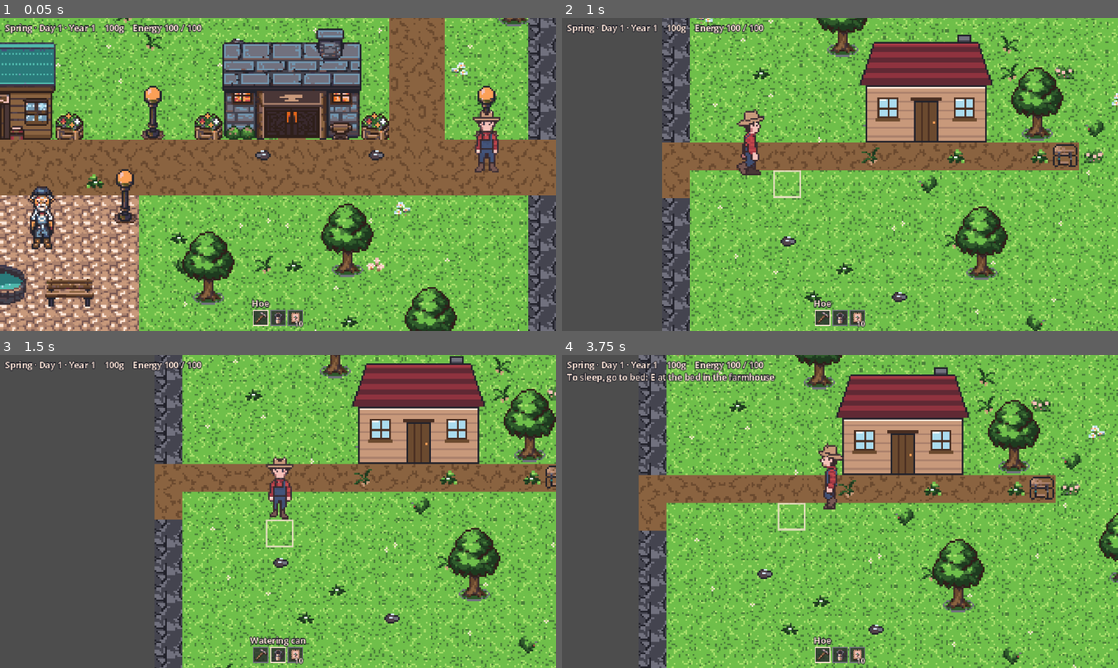
Above: before the commit, frames 1-4 (two rows, left to right).
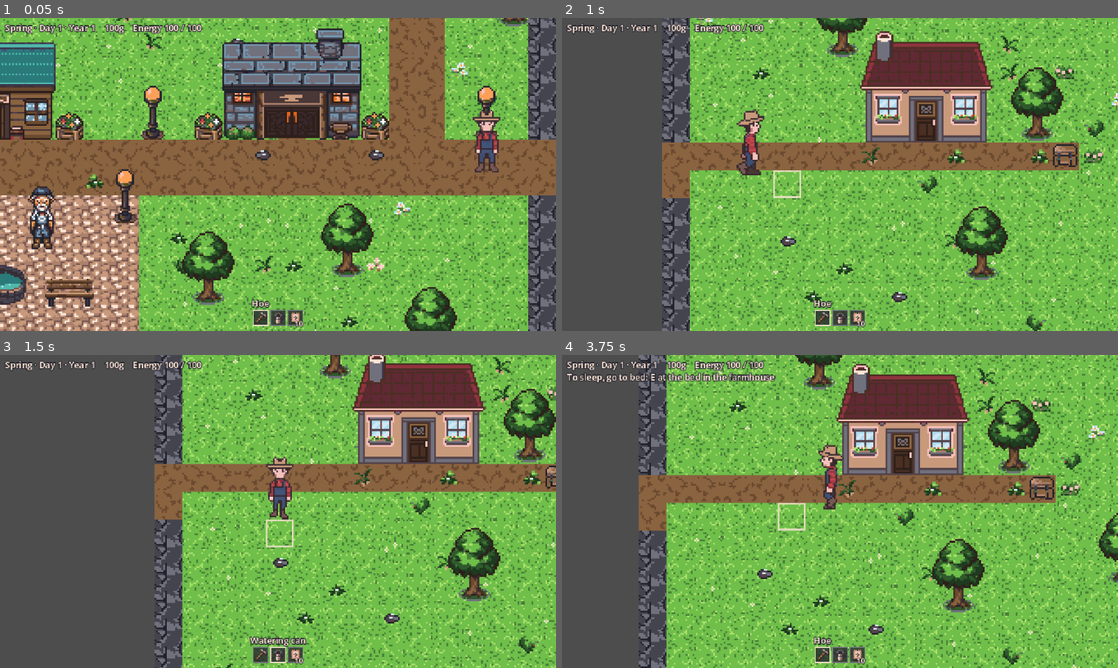
Above: after the commit, the same moments.

Repository: davebulwer-web/pixelharvest
Game: Godot game, scene res://scenes/town.tscn
The game is run twice, just before and just after one commit, with the same random seed, the same clock (stepped at 60 frames per second) and the same inputs. This scene is started directly instead of the project's main scene.
Inputs (mouse positions are in pixels of both pictures, inside the frame that each line leads up to):
- Up to frame 1 (0.05 s): no input
- Up to frame 2 (1 s): tap Enter (sleep) at 0.5 s; move the mouse to (962, 158) at 0.52 s; hold D (move_right) from 0.53 s (still down); hold E (interact) from 0.53 s (still down)
- Up to frame 3 (1.5 s): move the mouse to (166, 527) at 1.27 s; release D (move_right) at 1.28 s; release E (interact) at 1.28 s; hold S (move_down) from 1.28 s (still down); tap Tab (next_tool) at 1.35 s
- Up to frame 4 (3.75 s): move the mouse to (895, 442) at 2.02 s; release S (move_down) at 2.03 s; hold D (move_right) 2.03-2.78 s; hold Q (prev_tool) 2.03-2.78 s; move the mouse to (812, 574) at 2.77 s; hold W (move_up) 2.78-3.53 s; tap Enter (sleep) at 2.85 s; move the mouse to (1006, 558) at 3.52 s; hold A (move_left) from 3.53 s (still down); hold Space (use_tool) from 3.53 s (still down)

Frame 1 is identical in both runs. In frame 2, 4.6% of the frame differs, in the area x 53-78%, y 4-40%; in frame 3, 4.6%; in frame 4, 4.6%, in the area x 49-74%, y 2-39%.

Commit message:
Real farmhouse art, winter roof by season, animated fountain
Pixellab farmhouse, bed and table replace the placeholders; winter farmhouse
with a snowy roof via SeasonTheme.object_sprites (Building now asks SeasonLook);
Dave's 9-frame fountain animation played by SheetAnimation. Ticks Dave's
confirmation of the farmhouse session. DECISIONS 034.

Co-Authored-By: Claude Opus 5.5 <noreply@anthropic.com>
Claude-Session: https://claude.ai/code/session_01P94MrGKZXcdCFwj81PiQC9

Diff:
--- a/data/seasons/winter.tres
+++ b/data/seasons/winter.tres
@@ -6,6 +6,7 @@
 [ext_resource type="PackedScene" path="res://scenes/snowfall.tscn" id="4_snow"]
 [ext_resource type="Texture2D" path="res://assets/sprites/town/fountain_winter.png" id="5_fountain"]
 [ext_resource type="Texture2D" path="res://assets/sprites/town/flower_bed_winter.png" id="6_flowers"]
+[ext_resource type="Texture2D" path="res://assets/sprites/farm/farmhouse_winter.png" id="7_house"]
 
 [resource]
 script = ExtResource("1_theme")
@@ -15,6 +16,7 @@
 object_sprites = Dictionary[StringName, Texture2D]({
 &"tree": ExtResource("3_tree"),
 &"fountain": ExtResource("5_fountain"),
-&"flower_bed": ExtResource("6_flowers")
+&"flower_bed": ExtResource("6_flowers"),
+&"farmhouse": ExtResource("7_house")
 })
 overlay = ExtResource("4_snow")
--- a/scenes/fountain.tscn
+++ b/scenes/fountain.tscn
@@ -1,6 +1,7 @@
-[gd_scene load_steps=3 format=3]
+[gd_scene load_steps=4 format=3]
 
 [ext_resource type="Texture2D" path="res://assets/sprites/town/fountain.png" id="1_tex"]
+[ext_resource type="Script" path="res://scripts/sheet_animation.gd" id="2_anim"]
 
 [sub_resource type="RectangleShape2D" id="RectangleShape2D_base"]
 size = Vector2(46, 18)
@@ -9,6 +10,9 @@
 
 [node name="Sprite" type="Sprite2D" parent="."]
 texture = ExtResource("1_tex")
+hframes = 3
+vframes = 3
+script = ExtResource("2_anim")
 offset = Vector2(0, -20)
 
 [node name="Collision" type="CollisionShape2D" parent="."]
--- a/scripts/resources/season_theme.gd
+++ b/scripts/resources/season_theme.gd
@@ -23,8 +23,10 @@
 
 @export var ground_tileset: TileSet
 
-## Different pictures for farm objects this season, by object id — for
-## example &"tree" -> a bare or snowy tree. The object's scene must have a
+## Different pictures for objects this season, by object id — for
+## example &"tree" -> a bare or snowy tree. Buildings are looked up by their
+## location id the same way (&"farmhouse" -> the snowy-roofed house), and their
+## seasonal picture must be the same size as the normal one. The object's scene must have a
 ## Sprite2D called "Sprite" (they all do). Anything not listed keeps the
 ## picture its scene was built with.
 @export var object_sprites: Dictionary[StringName, Texture2D] = {}
--- /dev/null
+++ b/scripts/sheet_animation.gd
@@ -0,0 +1,37 @@
+class_name SheetAnimation
+extends Sprite2D
+##
+## SheetAnimation — a Sprite2D whose picture may be a grid of equal frames
+## (left to right, then top to bottom), played on a loop. Used by the town's
+## fountain, whose bubbling water is a 3×3 sheet of 48×40 frames.
+##
+## The grid is worked out from the picture's size every frame rather than set
+## once in the scene, because SeasonLook can swap the picture: winter's frozen
+## fountain is a single 48×40 frame, so it simply stands still, and spring's
+## sheet starts moving again. Nothing about the season is decided here.
+##
+## Only how the object looks; nothing in the game's state depends on it.
+##
+
+## The size of one frame. A picture exactly this size is a still picture.
+@export var frame_size := Vector2i(48, 40)
+## Frames per second.
+@export var fps := 8.0
+
+var _time := 0.0
+
+
+func _process(delta: float) -> void:
+	if texture == null:
+		return
+	var cols := maxi(1, texture.get_width() / frame_size.x)
+	var rows := maxi(1, texture.get_height() / frame_size.y)
+	if hframes != cols or vframes != rows:
+		frame = 0  # back to a frame that exists in any grid before resizing it
+		hframes = cols
+		vframes = rows
+	var count := cols * rows
+	if count <= 1:
+		return
+	_time += delta
+	frame = int(_time * fps) % count
--- a/scripts/town/building.gd
+++ b/scripts/town/building.gd
@@ -32,6 +32,9 @@
 	sprite.texture = texture
 	sprite.offset = Vector2(0, -height / 2.0)
 	building.add_child(sprite)
+	# The season may have its own picture for this building, by location id
+	# (winter's farmhouse has a snowy roof). Same size, so the walls below fit.
+	SeasonLook.skin_object(building, def.id)
 
 	var half_door := float(TILE_PX)  # half the 32px doorway
 	# Left of the doorway, right of it, and the wall above it.
Binary file changed: assets/sprites/farm/bed.png
Binary file changed: assets/sprites/farm/farmhouse.png
Binary file added: assets/sprites/farm/farmhouse_winter.png
Not shown, added: assets/sprites/farm/farmhouse_winter.png.import
Binary file changed: assets/sprites/farm/table.png
Binary file changed: assets/sprites/town/fountain.png
Not shown: 1 places in data/seasons/winter.tres that only renumber resources
Not shown, added: scripts/sheet_animation.gd.uid
Not shown, changed: DECISIONS.md
Not shown, changed: STAGES.md
